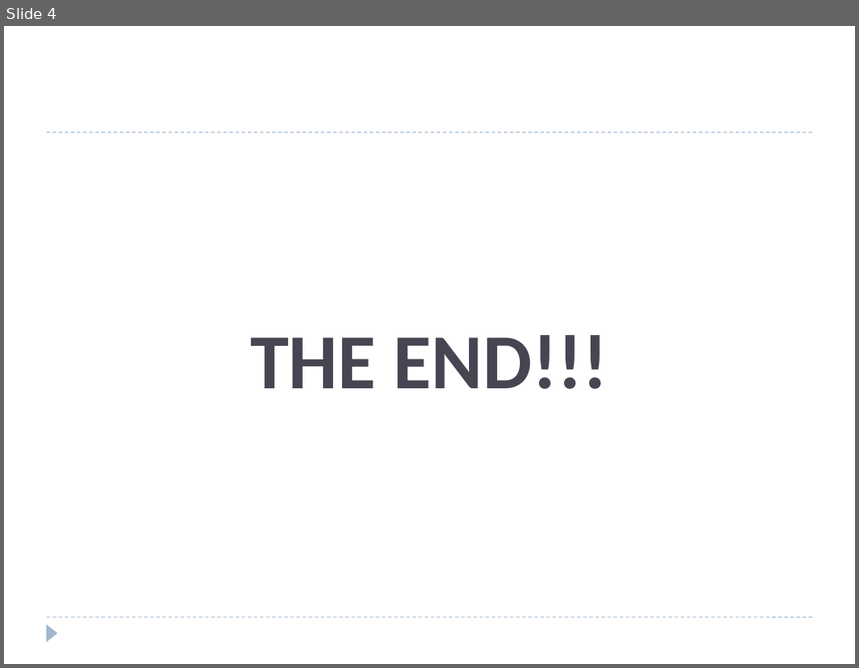
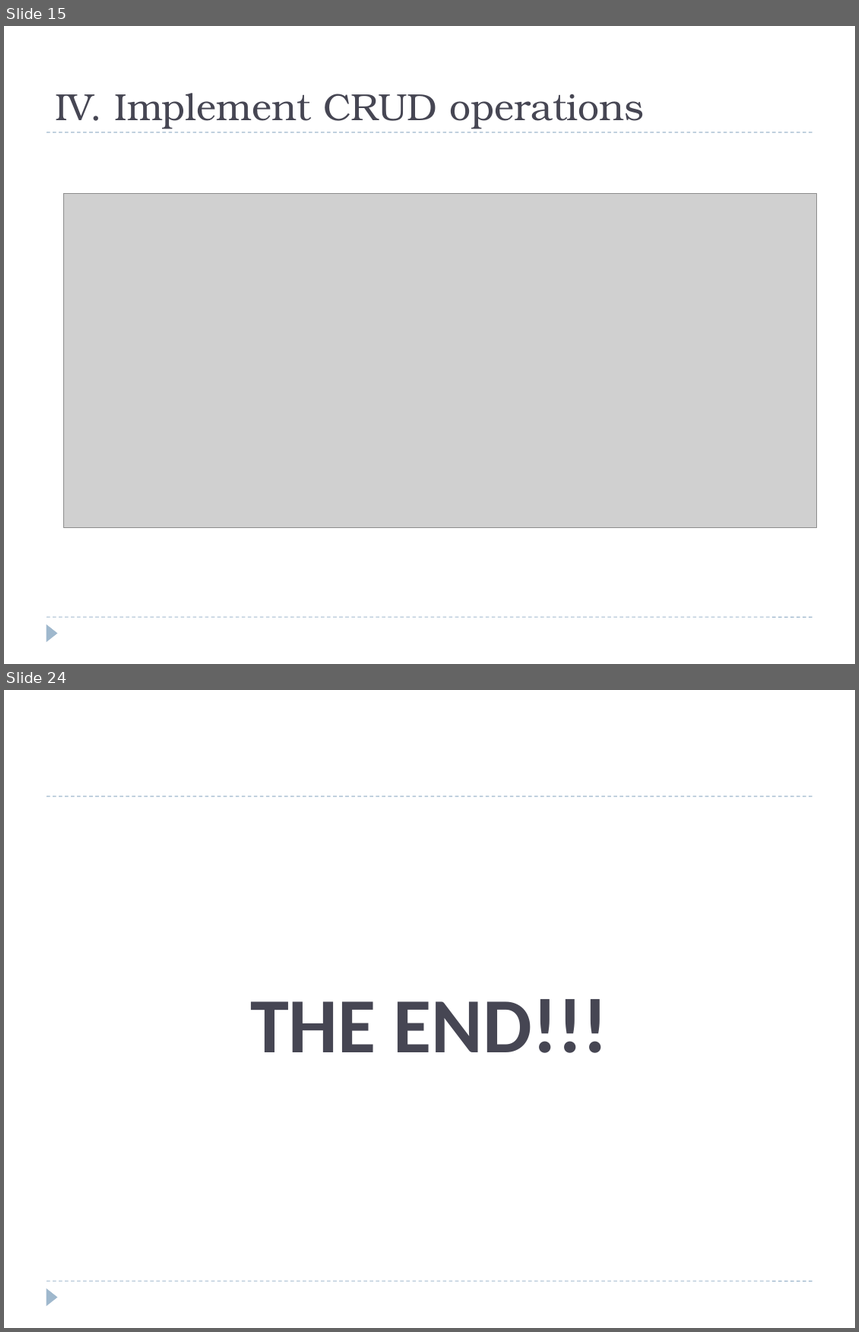
Before and after one commit to JIM440/CEF440-group-22, a slide deck: Task 6/Group_22.pptx. Shown one above the other, each under a label of ours: slide 4 before the commit, slides 15 and 24 after it; the slides between them are not shown. The pictures are 859x668 and 859x1332 pixels, drawn with LibreOffice and Linux fonts; fonts in the diff are those of the drawing; grey boxes stand for pictures. Boxes give left, top, right and bottom in pixels: in the first picture for what was removed or moved away, otherwise in the second. Text is boxed around its words. In the diff, an @@ line names an element or a change of style, - is before the commit and + after.

```diff
--- a/Task 6/Group_22.pptx
+++ b/Task 6/Group_22.pptx
@@ slide 15 added at [4, 26, 855, 664], background #FFFFFF; not listed: 3 template elements that a slide beside it also shows @@
@@ title added at [55, 93, 645, 129], 32 pt, text #464653 @@
+IV. Implement CRUD operations
@@ picture added at [63, 194, 817, 528] @@
@@ what was slide 4 is now slide 24 @@
```
Also in this commit, not shown: 1 slide changed, 20 other slides added, 1 slide removed, 3 other files.
